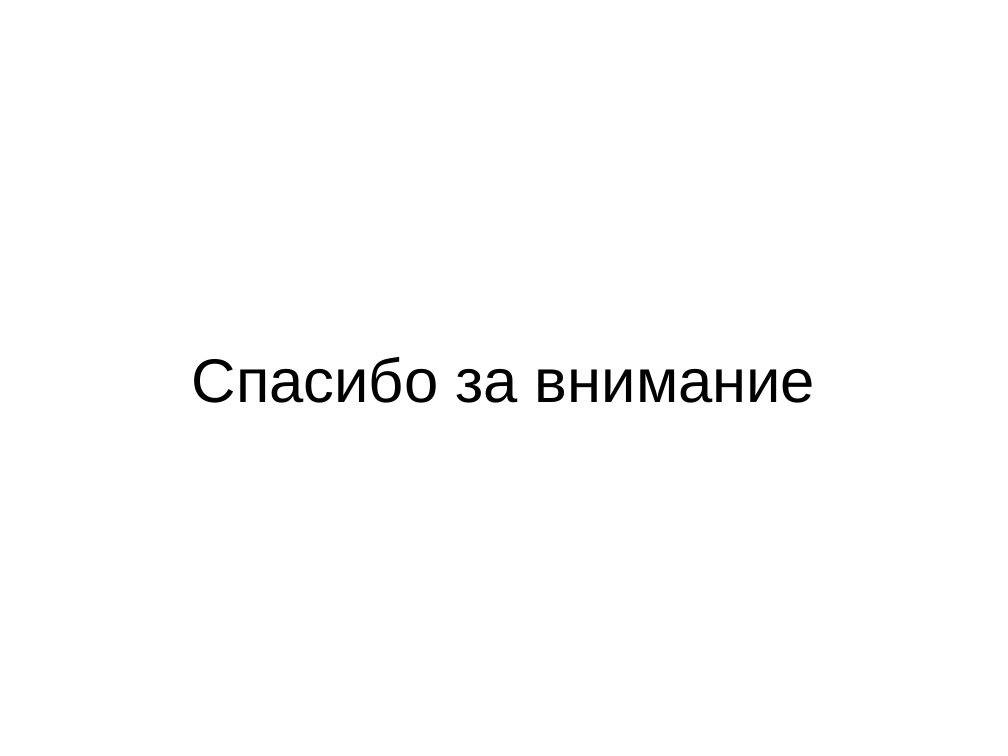
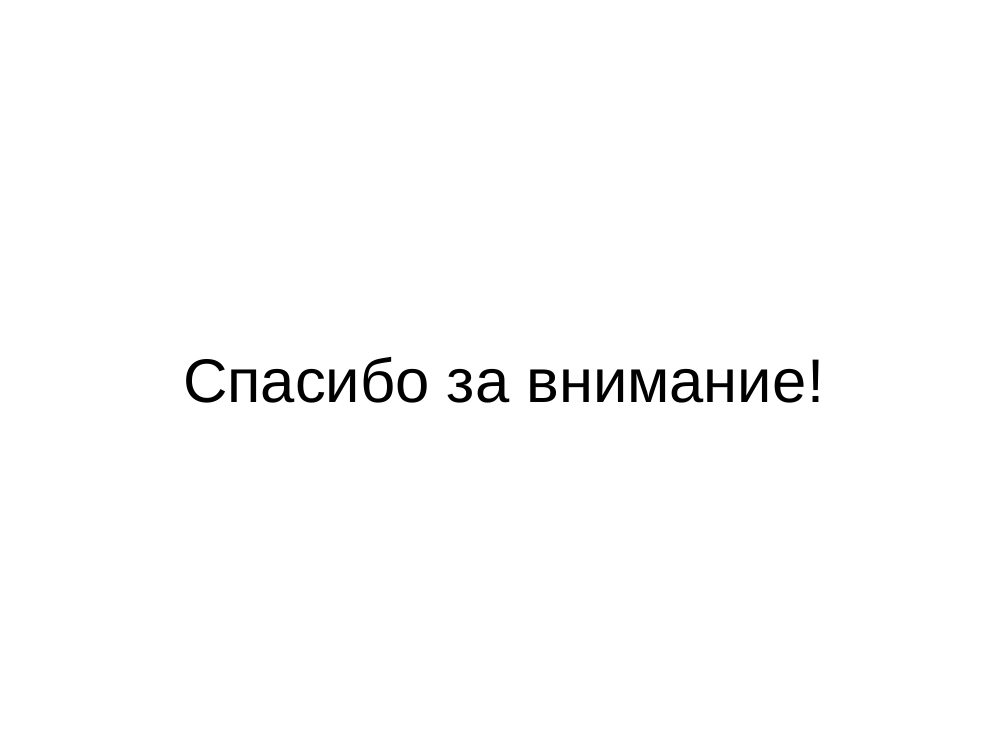
Before and after one commit to marinagovorova/DATABASES_PIn_09.03.03_2025-2026, a slide deck: slide 9 of students/K3241/Marchenko_Vadim/LR_1/Презентация_АИС_Архив_Кнопка_DFD.pptx. Drawn at 1008x756 pixels with LibreOffice and Linux fonts; fonts in the diff are those of the drawing. Boxes give left, top, right and bottom in pixels: in the first picture for what was removed or moved away, otherwise in the second. Text is boxed around its words. In the diff, an @@ line names an element or a change of style, - is before the commit and + after.

```diff
--- a/students/K3241/Marchenko_Vadim/LR_1/Презентация_АИС_Архив_Кнопка_DFD.pptx
+++ b/students/K3241/Marchenko_Vadim/LR_1/Презентация_АИС_Архив_Кнопка_DFD.pptx
@@ title at (183, 357, 824, 403): text changed @@
-Спасибо за внимание
+Спасибо за внимание!
```
Also in this commit, not shown: 2 other slides changed, 2 other files.
